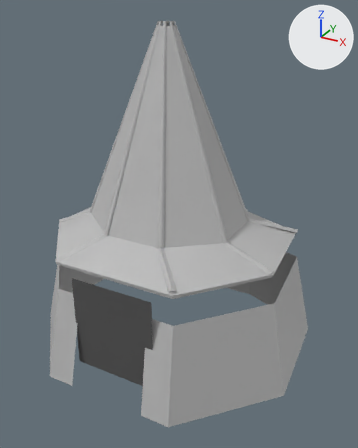
The FBX model OutdoorEnv/Content/Assets/House/MainHouse.fbx as it was, and as the next commit left it.
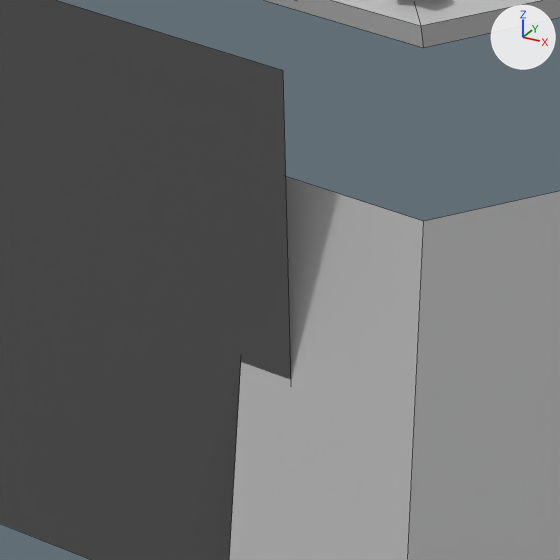
Each version appears first whole from a camera (50 mm lens) standing at (7.01, -12.05, 10.11) and looking at (0.45, -0.12, 4.15), and next in a close-up on the part from 30% to 54% of the width and 65% to 84% of the height. The axes (+X, +Y, +Z) are drawn at upper right. The lights are the same throughout. The close-ups show mesh edges as thin lines. Where no turn or scale is listed for an object, it has been applied to the vertices.

In view in the first close-up: 'MainHouse'.
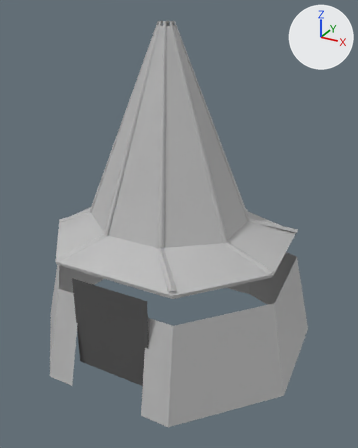
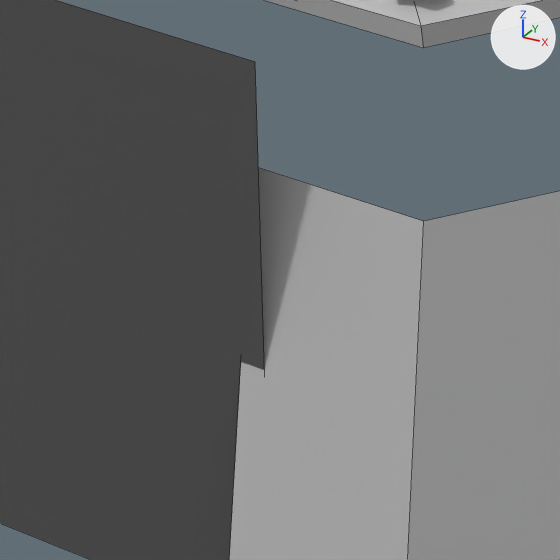
Boxes (x1, y1, x2, y2) around the edits, measured in the close-ups (560 x 560 px; the box of a moved part takes in the faces that stretch with it):
part 1 of me_mesh, moved or reshaped: before (0, 0, 291, 560); after (0, 0, 264, 560)

What the commit changed:
me_mesh has 208 vertices, 122 faces and spans x -4.33..4.33, y -3.6..3.6, z 0.0..9.77.
me_mesh is used by ob_mainhouse; location (0.0, 0.0, 0.0).
Part 1, on me_mesh:
Vertex 194 of me_mesh moves from (-1.18, -3.19, 0.61) to (-1.16, -3.19, 0.61).
Vertex 195 of me_mesh moves from (1.35, -3.19, 0.61) to (1.23, -3.19, 0.61).
Vertex 196 of me_mesh moves from (-1.18, -3.19, 3.39) to (-1.16, -3.19, 3.39).
Vertex 197 of me_mesh moves from (1.35, -3.19, 3.39) at pixel (283, 70) to (1.23, -3.19, 3.39) at pixel (255, 61).
